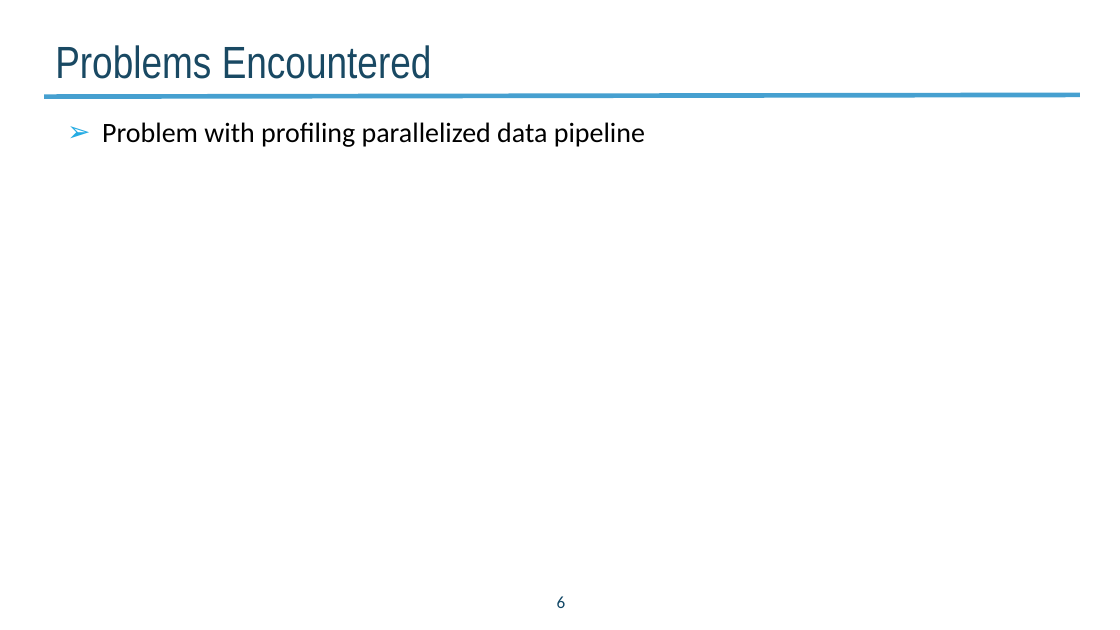
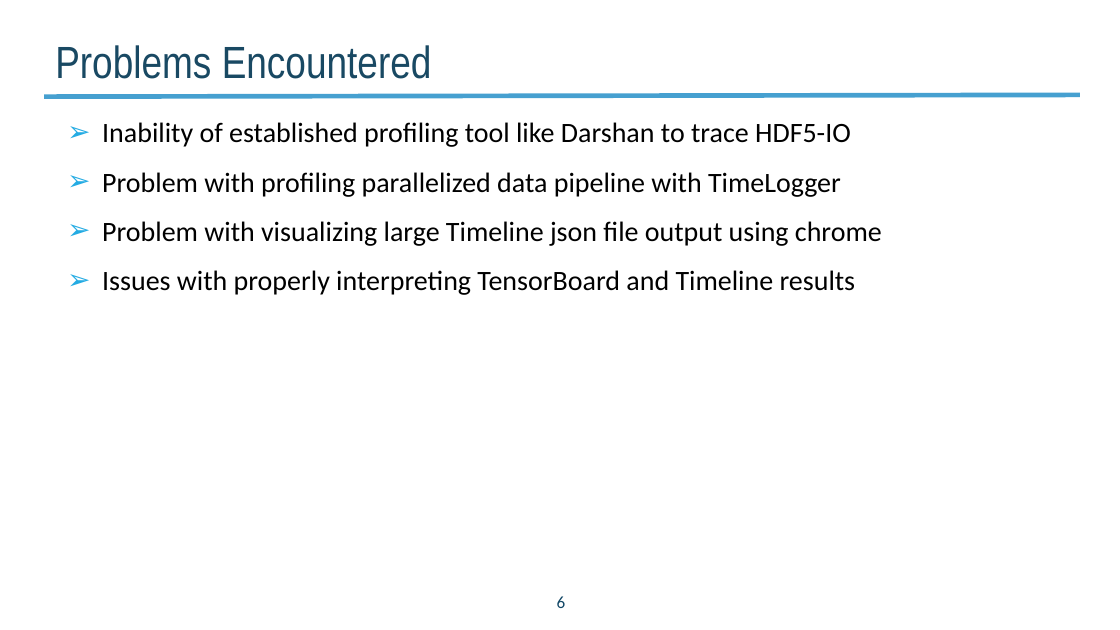
Before and after one commit to NERSC/DL-Parallel-IO, a slide deck: slide 6 of documents/slides/Project_Progress_20180810.pptx. Drawn at 1120x630 pixels with LibreOffice and Linux fonts; fonts in the diff are those of the drawing; background and template pictures are left out. Boxes give left, top, right and bottom in pixels: in the first picture for what was removed or moved away, otherwise in the second. Text is boxed around its words. In the diff, an @@ line names an element or a change of style, - is before the commit and + after.

```diff
--- a/documents/slides/Project_Progress_20180810.pptx
+++ b/documents/slides/Project_Progress_20180810.pptx
@@ text at bbox=[102, 122, 882, 295]: text changed @@
-➢ Problem with profiling parallelized data pipeline
+➢ Inability of established profiling tool like Darshan to trace HDF5-IO
+➢ Problem with profiling parallelized data pipeline with TimeLogger
+➢ Problem with visualizing large Timeline json file output using chrome
+➢ Issues with properly interpreting TensorBoard and Timeline results
```
Also in this commit, not shown: 3 other slides changed, 2 other files.
